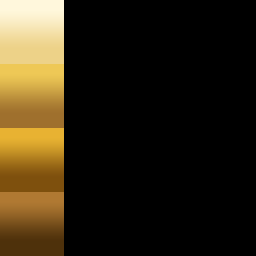
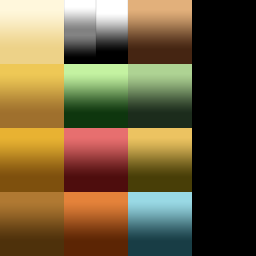
Two versions of the same layered image (256 × 256). Layer-by-layer changes:
added layer "Layer 1 copy 6" above "Layer 1 copy 7" over left=128, top=0, right=192, bottom=64
added layer "Layer 1 copy 7" above "Layer 1 copy 4" over left=128, top=192, right=192, bottom=256
added layer "Layer 1 copy 4" (1st of 4) above "Layer 1 copy 8" over left=64, top=192, right=128, bottom=256
added layer "Layer 1 copy 8" above "Layer 1 copy 4" over left=128, top=128, right=192, bottom=192
added layer "Layer 1 copy 4" (2nd of 4) above "Layer 1 copy 9" over left=64, top=128, right=128, bottom=192
added layer "Layer 1 copy 9" above "Layer 1 copy 4" over left=128, top=64, right=192, bottom=128
added layer "Layer 1 copy 4" (3rd of 4) above "Layer 1 copy 5" over left=64, top=64, right=128, bottom=128
added layer "Layer 1 copy 5" above "Layer 1 copy 4" over left=96, top=0, right=128, bottom=51
added layer "Layer 1 copy 4" (4th of 4) above "Layer 1 copy 3" over left=64, top=0, right=96, bottom=57
